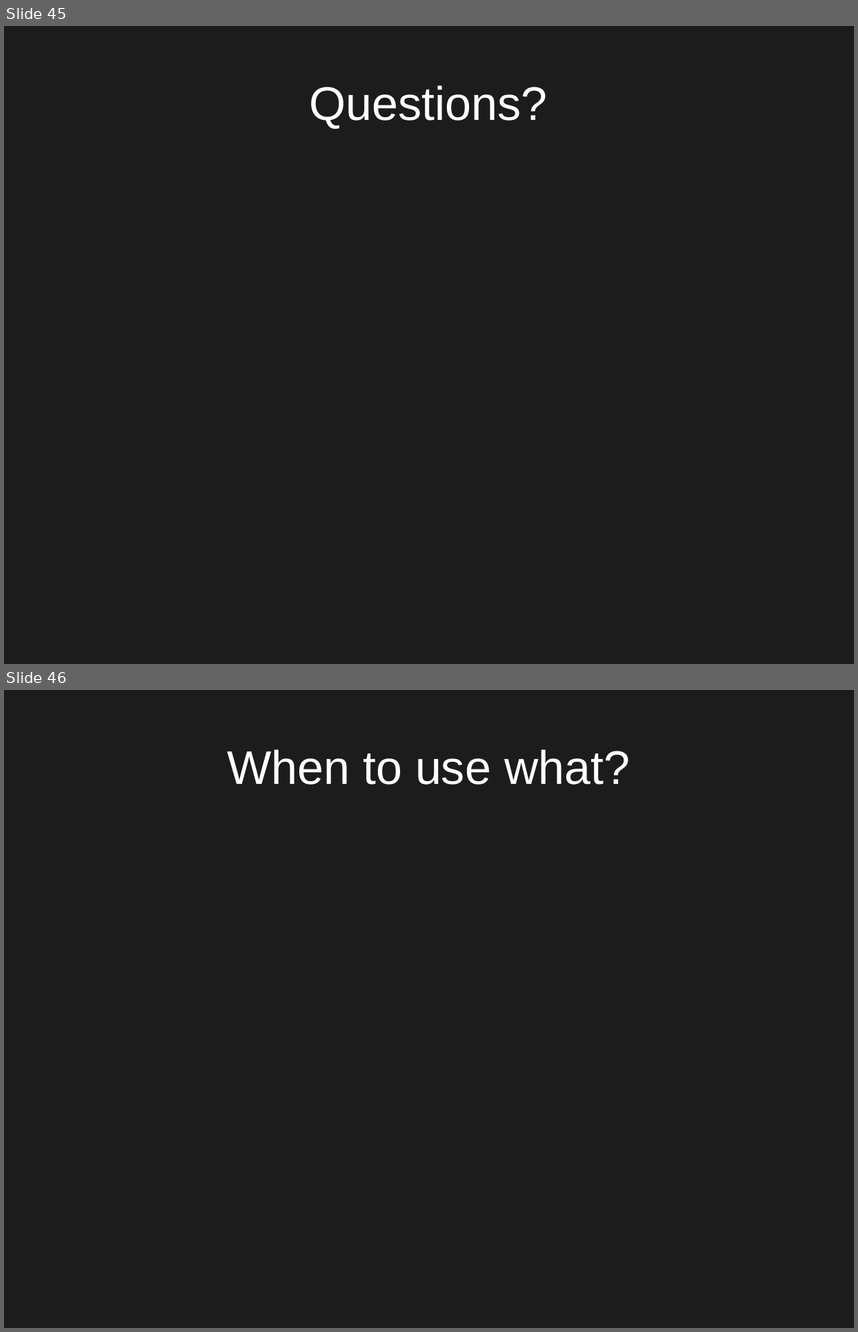
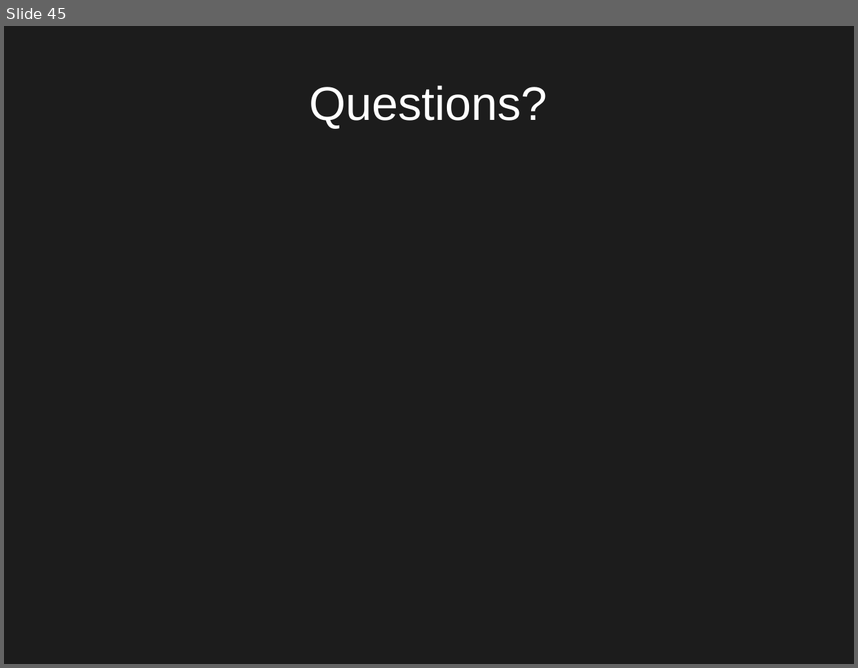
Before and after one commit to Qqwy/cc_pc, a slide deck: presentation2.odp. Shown one above the other, each under a label of ours: slides 45 and 46 before the commit, slide 45 after it. The pictures are 858x1332 and 858x668 pixels, drawn with LibreOffice and Linux fonts; fonts in the diff are those of the drawing. Boxes give left, top, right and bottom in pixels: in the first picture for what was removed or moved away, otherwise in the second. Text is boxed around its words. In the diff, an @@ line names an element or a change of style, - is before the commit and + after.

```diff
--- a/presentation2.odp
+++ b/presentation2.odp
@@ slide 46 removed at <box>4,690,854,1328</box>, background #1C1C1C @@
@@ title removed at <box>227,749,630,785</box> @@
-When to use what?
```
Also in this commit, not shown: 8 slides changed, 2 other files.
